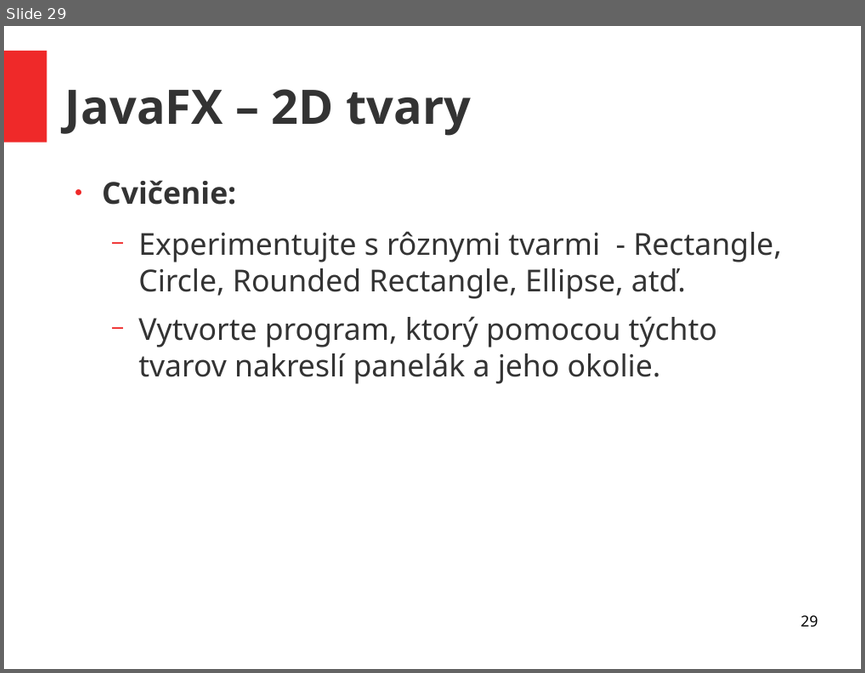
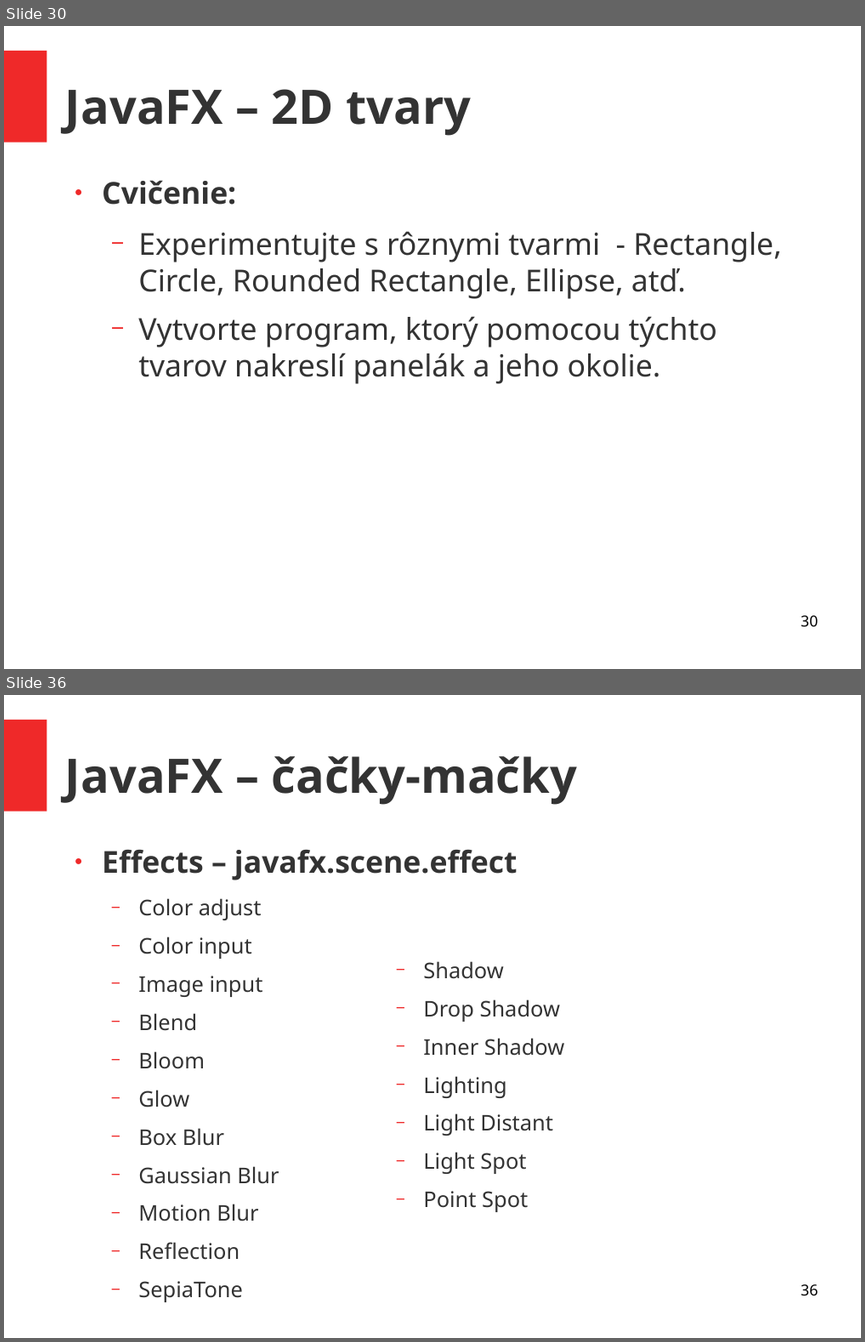
Before and after one commit to ukf-michalkohutek/prezentacia, a slide deck: seminar2.odp. Shown one above the other, each under a label of ours: slide 29 before the commit, slides 30 and 36 after it; the slides between them are not shown. The pictures are 865x673 and 865x1342 pixels, drawn with LibreOffice and Linux fonts; fonts in the diff are those of the drawing. Boxes give left, top, right and bottom in pixels: in the first picture for what was removed or moved away, otherwise in the second. Text is boxed around its words. In the diff, an @@ line names an element or a change of style, - is before the commit and + after.

```diff
--- a/seminar2.odp
+++ b/seminar2.odp
@@ slide 36 added at (x1=4, y1=695, x2=861, y2=1338), background #FFFFFF; not listed: 1 template element that a slide beside it also shows @@
@@ title added at (x1=65, y1=756, x2=577, y2=805), 44 pt, text #333333, bold @@
+JavaFX – čačky-mačky
@@ text added at (x1=102, y1=849, x2=517, y2=1221), 20 pt, text #333333 @@
+● Effects – javafx.scene.effect
+  − Color adjust
+  − Color input
+  − Image input
+  − Blend
+  − Bloom
+  − Glow
+  − Box Blur
+  − Gaussian Blur
+  − Motion Blur
+  − Reflection
+  − SepiaTone
@@ text added at (x1=423, y1=961, x2=564, y2=1212), 20 pt, text #333333 @@
+  − Shadow
+  − Drop Shadow
+  − Inner Shadow
+  − Lighting
+  − Light Distant
+  − Light Spot
+  − Point Spot
@@ page number added at (x1=800, y1=1284, x2=817, y2=1296), 14 pt, text #000000 @@
+36
@@ what was slide 29 is now slide 30 @@
@@ page number at (x1=800, y1=615, x2=817, y2=627): text changed @@
-29
+30
```
Also in this commit, not shown: 1 slide changed, 9 other slides added, 1 other file.
